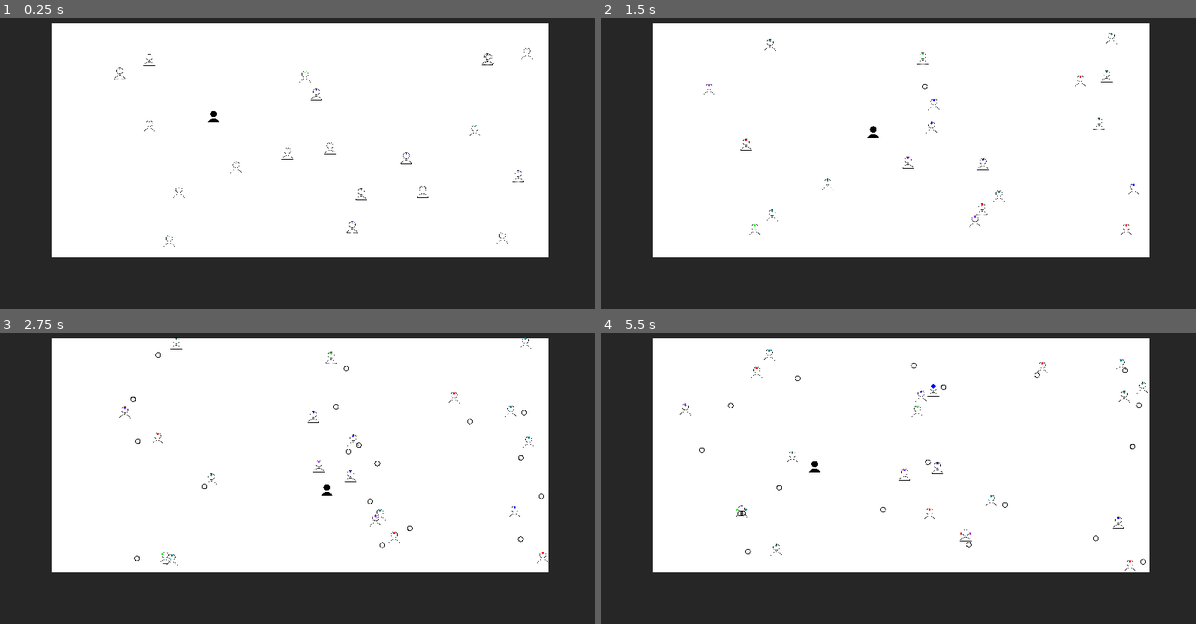
Above: before the commit, frames 1-4 (two rows, left to right).
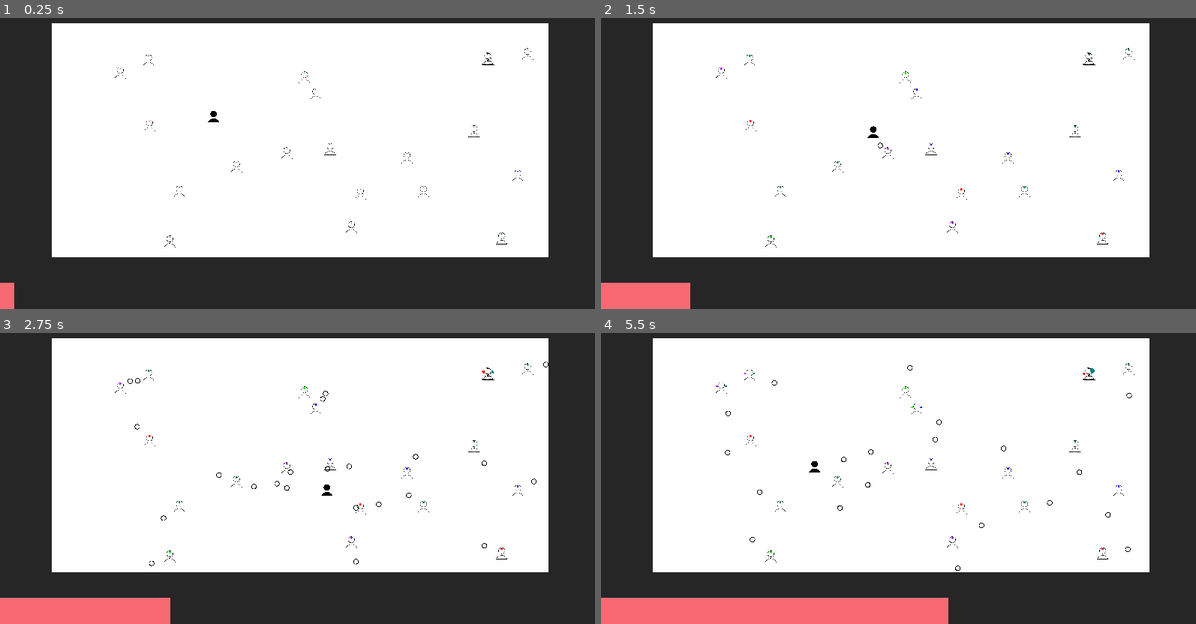
Above: after the commit, the same moments.

Repository: haihala/mankind-knew
Game: Godot game, scene res://world.tscn
Same seed, same stepped clock (60 frames per second), same inputs: the game is played once before the commit and once after it.
Inputs:
- Up to frame 1 (0.25 s): no input
- Up to frame 2 (1.5 s): hold D (move_right) 0.53-1.28 s; hold Space (interact) 0.53-1.28 s; hold S (move_down) from 1.28 s (still down); tap Space (interact) at 1.35 s
- Up to frame 3 (2.75 s): release S (move_down) at 2.03 s; hold D (move_right) from 2.03 s (still down); hold Space (interact) from 2.03 s (still down)
- Up to frame 4 (5.5 s): release D (move_right) at 2.78 s; release Space (interact) at 2.78 s; hold W (move_up) 2.78-3.53 s; tap Space (interact) at 2.85, 4.35 s; hold Space (interact) 3.53-4.28 s; hold A (move_left) 3.53-5.03 s; hold S (move_down) from 5.03 s (still down); hold Space (interact) from 5.03 s (still down)

The runs differ from the first frame. In frame 1, 0.5% of the frame differs, in the area x 0-90%, y 10-100%; in frame 2, 1.7%; in frame 3, 3.2%; in frame 4, 5.9%, in the area x 0-92%, y 5-100%.

Commit message:
Extraction method #2

Diff:
--- a/godot-project/npc.gd
+++ b/godot-project/npc.gd
@@ -92,4 +92,4 @@
 	add_belief(belief, Projectile.size)
 
 func shoot_towards(target: Node2D) -> void:
-	shoot(position.angle_to(target.position))
+	shoot((target.position - position).angle())
--- a/godot-project/npc.tscn
+++ b/godot-project/npc.tscn
@@ -34,6 +34,7 @@
 collision_layer = 6
 script = ExtResource("1_f8a8o")
 projectile_scene = ExtResource("2_rifn1")
+speed = 0.0
 
 [node name="CollisionShape2D" type="CollisionShape2D" parent="."]
 shape = SubResource("CircleShape2D_j8cp6")
--- a/godot-project/player.gd
+++ b/godot-project/player.gd
@@ -1,92 +1,60 @@
 extends CharacterBody2D
-
-enum State {EMPTY, CARRYING, EXTRACTING, RELEASING}
 
 @export var projectile_scene: PackedScene
 @export var speed: float = 150
-@export var extract_distance: float = 200
+@export var extract_distance: float = 100
+@export var release_interval: float = 10
 
 var beliefs: Dictionary = {}
 var total_belief: float = 0
-var state: State = State.EMPTY
 
 
 func _physics_process(_delta: float) -> void:
 	var direction = Input.get_vector("move_left", "move_right", "move_up", "move_down").normalized()
 	velocity = direction * speed / max(1, total_belief)
 
-	handle_state_changes()
+	if Input.is_action_just_pressed("interact") and $ExtractTimer.is_stopped():
+		extract()
+
+	$CanvasLayer/ColorRect.scale.x = 1-($ReleaseTimer.time_left / release_interval)
 
 	move_and_slide()
 
-func handle_state_changes() -> void:
-	# Essentially you cycle:
-	# - Start in empty
-	# - Press to extract
-	# - Release to carry (or empty if you don't have beliefs)
-	# - Press to release
-	# - Release to go back to empty (or carrying if has content)
-	if Input.is_action_just_pressed("interact"):
-		if state == State.EMPTY:
-			state = State.EXTRACTING
-			$ExtractTimer.start(0.4)
-		elif state == State.CARRYING:
-			state = State.RELEASING
-			$ReleaseTimer.start(0.1)
-
-	if Input.is_action_just_released("interact"):
-		if state == State.EXTRACTING or state == State.RELEASING:
-			if beliefs.is_empty():
-				state = State.EMPTY
-			else:
-				state = State.CARRYING
-
-
 func extract() -> void:
-	if state != State.EXTRACTING:
-		return
-
-	# Pick a nearby NPC from cached NPC list
-	var nearby = []
 	for npc in get_tree().get_nodes_in_group("npc"):
 		if (position - npc.position).length() < extract_distance:
-			nearby.push_back(npc)
+			npc.shoot_towards(self)
 
-	# Extract belief from them
-	if not nearby.is_empty():
-		nearby.pick_random().shoot_towards(self)
+	if Input.is_action_pressed("interact"):
+		$ExtractTimer.start()
 
 func release() -> void:
-	if state != State.RELEASING:
-		return
+	print("release")
+	while not beliefs.is_empty():
+		var projectile = projectile_scene.instantiate()
+		projectile.rotation = randf()*PI*2
+		projectile.creator = self
+		projectile.position = position
 
-	if beliefs.is_empty():
-		state = State.EMPTY
-		return
+		# Get a random belief
+		var rand_belief = randf() * total_belief
+		for belief in beliefs:
+			var amount = beliefs[belief]
+			if rand_belief < amount:
+				projectile.belief = belief
+				total_belief -= amount
 
-	var projectile = projectile_scene.instantiate()
-	projectile.rotation = randf()*PI*2
-	projectile.creator = self
-	projectile.position = position
+				if amount <= Projectile.size:
+					beliefs.erase(belief)
+				else:
+					beliefs[belief] -= Projectile.size
+				break
+			rand_belief -= amount
 
-	# Get a random belief
-	var rand_belief = randf() * total_belief
-	for belief in beliefs:
-		var amount = beliefs[belief]
-		if rand_belief < amount:
-			projectile.belief = belief
-			total_belief -= amount
-
-			if amount <= Projectile.size:
-				beliefs.erase(belief)
-			else:
-				beliefs[belief] -= Projectile.size
-			break
-		rand_belief -= amount
-
-	get_parent().add_child(projectile)
+		get_parent().add_child(projectile)
+	$ReleaseTimer.start(release_interval)
 
 func influence(belief: NPC.Belief, amount: float = 0.2) -> void:
-	var current = beliefs.get_or_add(belief, 0)
-	beliefs[belief] = current + amount
+	beliefs[belief] = beliefs.get(belief, 0) + amount
 	total_belief += amount
+	$ReleaseTimer.start($ReleaseTimer.time_left - 0.1)
--- a/godot-project/player.tscn
+++ b/godot-project/player.tscn
@@ -7,7 +7,7 @@
 [sub_resource type="CircleShape2D" id="CircleShape2D_j8cp6"]
 radius = 11.0454
 
-[node name="Player" type="CharacterBody2D"]
+[node name="Player" type="CharacterBody2D" groups=["player"]]
 collision_layer = 6
 script = ExtResource("1_n0b4w")
 projectile_scene = ExtResource("2_j4an7")
@@ -15,16 +15,30 @@
 [node name="CollisionShape2D" type="CollisionShape2D" parent="."]
 shape = SubResource("CircleShape2D_j8cp6")
 
-[node name="Person-hollow" type="Sprite2D" parent="."]
+[node name="Sprite" type="Sprite2D" parent="."]
 position = Vector2(0, -2)
 scale = Vector2(0.05, 0.05)
 texture = ExtResource("2_2nf7a")
 
 [node name="ExtractTimer" type="Timer" parent="."]
+wait_time = 0.5
+one_shot = true
+
+[node name="ReleaseTimer" type="Timer" parent="."]
+wait_time = 10.0
 autostart = true
 
-[node name="ReleaseTimer" type="Timer" parent="."]
-autostart = true
+[node name="CanvasLayer" type="CanvasLayer" parent="."]
+
+[node name="ColorRect" type="ColorRect" parent="CanvasLayer"]
+modulate = Color(0.970195, 0.417937, 0.452515, 1)
+custom_minimum_size = Vector2(0, 50)
+anchors_preset = 12
+anchor_top = 1.0
+anchor_right = 1.0
+anchor_bottom = 1.0
+grow_horizontal = 2
+grow_vertical = 0
 
 [connection signal="timeout" from="ExtractTimer" to="." method="extract"]
 [connection signal="timeout" from="ReleaseTimer" to="." method="release"]
--- a/godot-project/project.godot
+++ b/godot-project/project.godot
@@ -24,6 +24,7 @@
 npc=""
 stats=""
 spawner=""
+player=""
 
 [gui]
 
